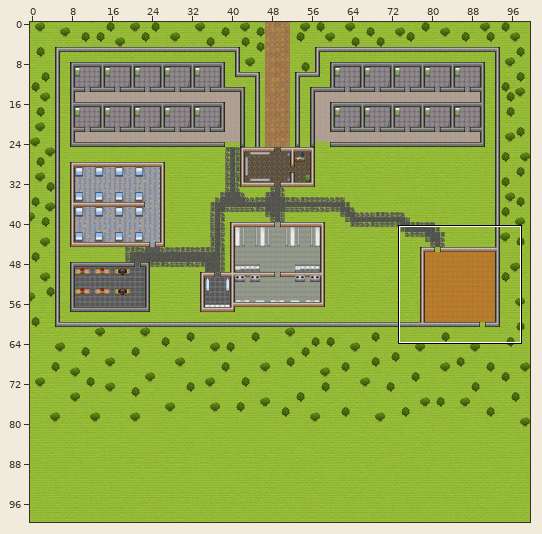
An edit to a level. Tiled map (JSON), Map/Map(good).json. Above, an overview of the earlier version with the close-up marked.
Close-up. Before the edit:
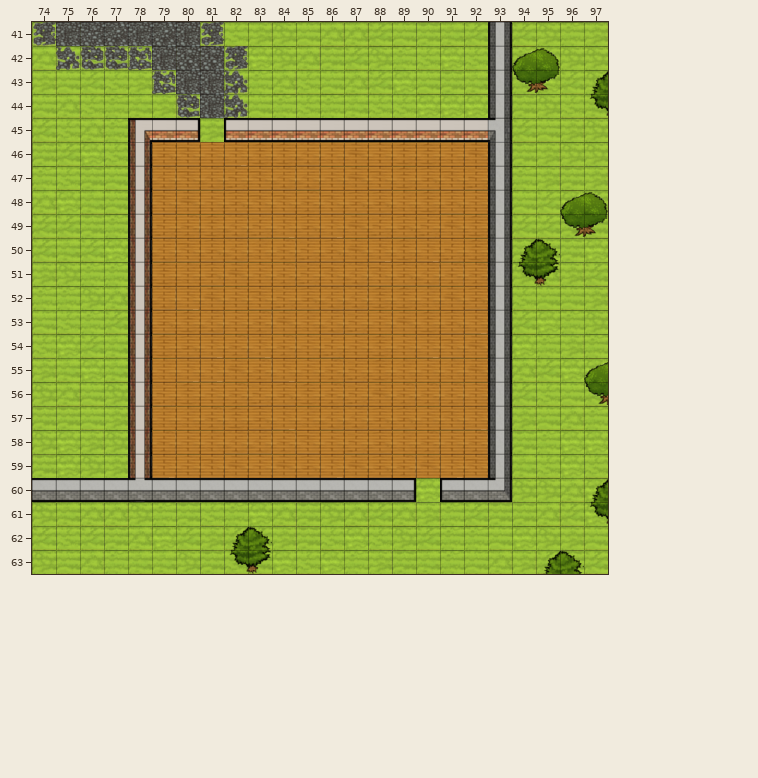
Cells are 32x32 px. Shown: x 74..97, y 41..63. The commit also changed other parts of the map, which this record leaves out.
After:
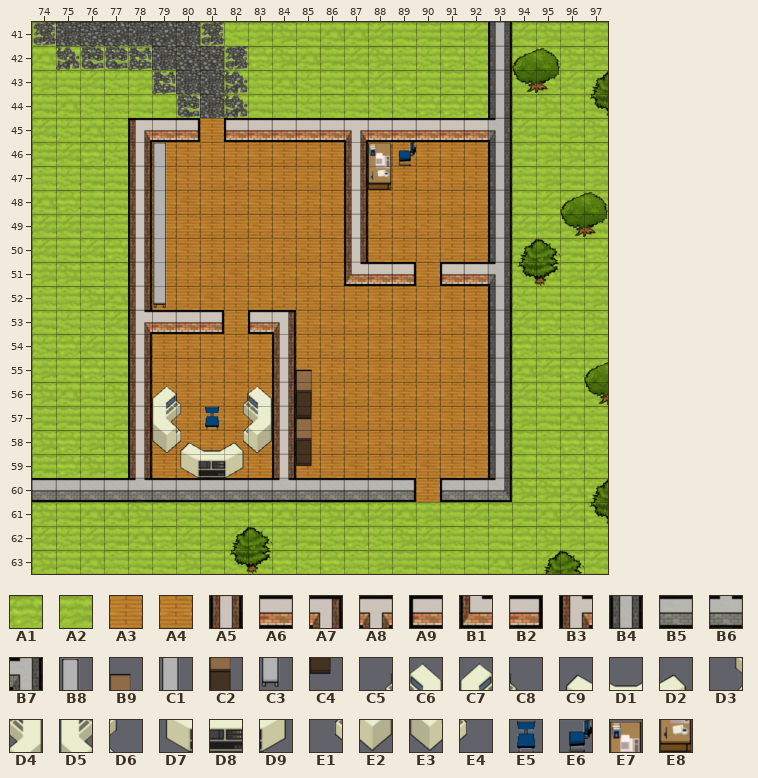
Key: from "Tileset": A1 130, A2 132, A3 193, A4 196, A5 264, A6 265, A7 267, A8 268, A9 297, B1 298, B2 329, B3 332, B4 392, B5 393, B6 428, B7 461, B8 1253, B9 1298, C1 1317, C2 1330, C3 1349, C4 1362, C5 1393, C6 1394, C7 1395, C8 1396, C9 1422, D1 1423, D2 1424, D3 1425, D4 1426, D5 1427, D6 1428, D7 1454, D8 1455, D9 1456, E1 1457, E2 1458, E3 1459, E4 1460, E5 1664, E6 1666, E7 1669, E8 1701.
__ is an empty cell.
Tiles of an added or newly shown layer are drawn over the layers below it.
From old to new:
Layer "Floor":
Tile A3 replaces tile A2 in row 45 at x 81.
Tile A4 replaces tile A1 in row 60 at x 90.
Layer "Walls":
Tile A5 is added in rows 46 to 50 at x 87; in rows 54 to 59 at x 84.
Tile A6 is added in row 51 at x 88 and 92; in row 53 at x 79 to 80.
Tile A7 is added in row 53 at x 84.
Tile A8 replaces tile A6 in row 45 at x 87.
Tile A9 is added in row 51 at x 91; in row 53 at x 83.
Tile B1 is added in row 51 at x 87.
Tile B2 is added in row 51 at x 89; in row 53 at x 81.
Tile B3 replaces tile A5 in row 53 at x 78.
Tile B6 replaces tile B5 in row 60 at x 84.
Tile B7 replaces tile B4 in row 51 at x 93.
Layer "Objects":
Tile B8 is added in row 46 at x 79.
Tile B9 is added in row 55 at x 85; in row 57 at x 85.
Tile C1 is added in rows 47 to 51 at x 79.
Tile C2 is added in row 56 at x 85; in row 58 at x 85.
Tile C3 is added in row 52 at x 79.
Tile C4 is added in row 59 at x 85.
Tile C7 is added in row 56 at x 79.
Tile C8 is added in row 56 at x 80.
Tile D1 is added in row 58 at x 81.
Tile D2 is added in row 58 at x 82.
Tile D5 is added in row 57 at x 79.
Tile D6 is added in row 57 at x 80.
Tile D7 is added in row 59 at x 80.
Tile D8 is added in row 59 at x 81.
Tile D9 is added in row 59 at x 82.
Tile E3 is added in row 58 at x 79.
Tile E4 is added in row 58 at x 80.
Tile E6 is added in row 46 at x 89.
Tile E7 is added in row 46 at x 88.
Tile E8 is added in row 47 at x 88.
Layer "Objects 2" (added):
Tile B9 is added in row 55 at x 85.
Tile C2 is added in row 56 at x 85.
Tile C4 is added in row 57 at x 85.
Tile C5 is added in row 56 at x 82.
Tile C6 is added in row 56 at x 83.
Tile C9 is added in row 58 at x 80.
Tile D3 is added in row 57 at x 82.
Tile D4 is added in row 57 at x 83.
Tile E1 is added in row 58 at x 82.
Tile E2 is added in row 58 at x 83.
Tile E5 is added in row 57 at x 81.
